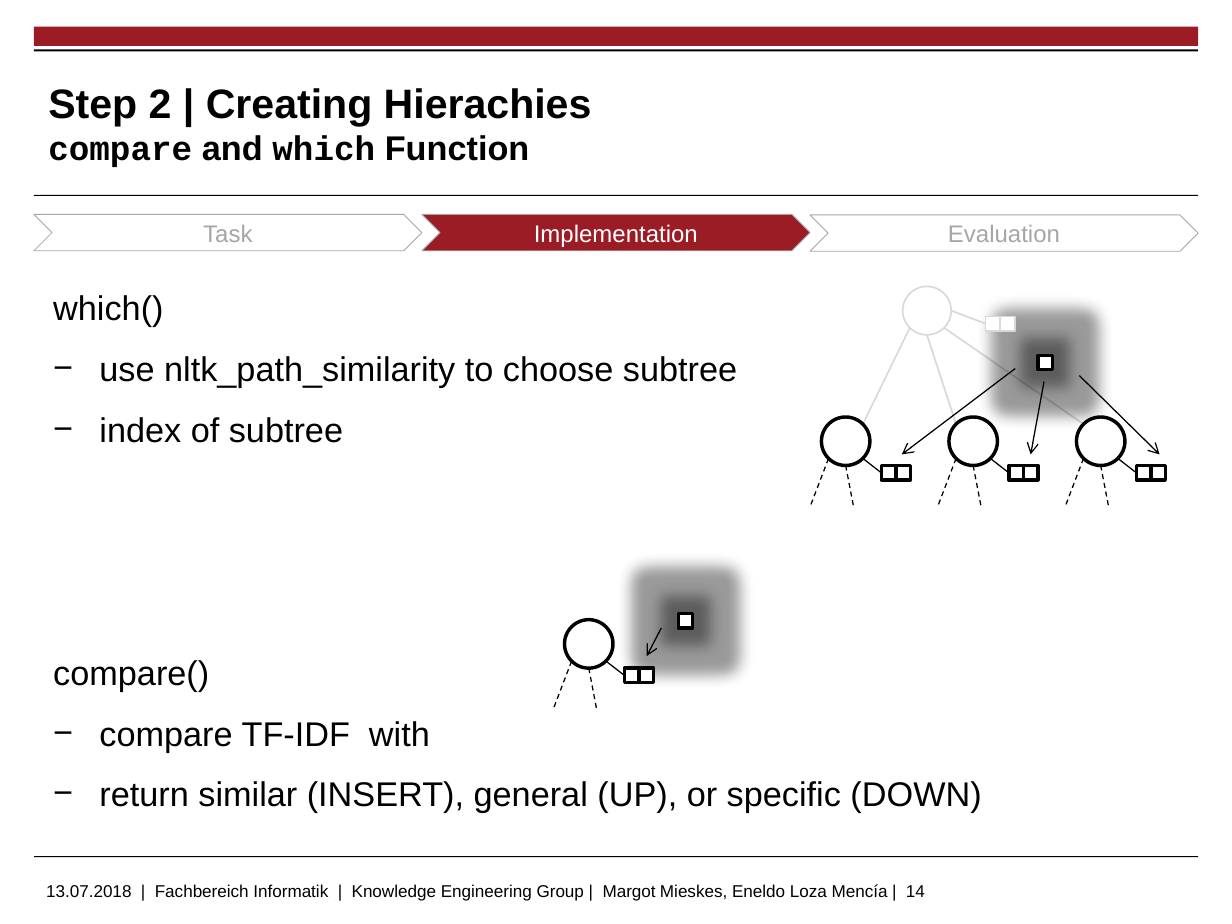
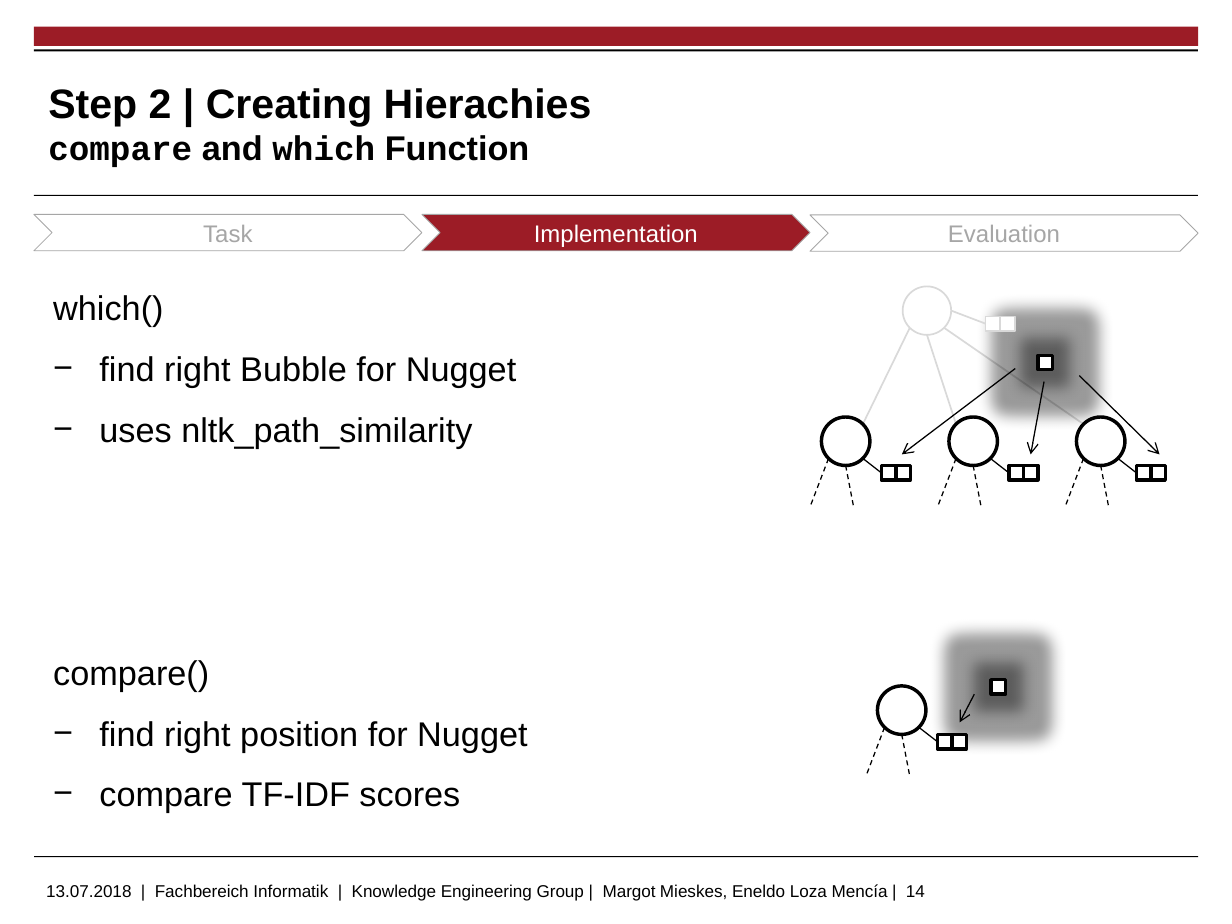
Before and after one commit to markushoehn/Auto_TextSum, a slide deck: slide 14 of presentation/20180713 Gruppe 5 - final.pptx. Drawn at 1232x924 pixels with LibreOffice and Linux fonts; fonts in the diff are those of the drawing; background and template pictures are left out. Boxes give left, top, right and bottom in pixels: in the first picture for what was removed or moved away, otherwise in the second. Text is boxed around its words. In the diff, an @@ line names an element or a change of style, - is before the commit and + after.

Commit message:
step 2 eval

```diff
--- a/presentation/20180713 Gruppe 5 - final.pptx
+++ b/presentation/20180713 Gruppe 5 - final.pptx
@@ text at [99,356,516,448]: text changed @@
-− use nltk_path_similarity to choose subtree
-− index of subtree
+− find right Bubble for Nugget
+− uses nltk_path_similarity
@@ text at [99,721,527,813]: text changed @@
-− compare TF-IDF with
-− return similar (INSERT), general (UP), or specific (DOWN)
+− find right position for Nugget
+− compare TF-IDF scores
@@ 3 rectangles, 3 lines, 1 arrow, 1 ellipse: place and size @@
-3 rectangles, 3 lines, 1 arrow, 1 ellipse at [553,614,694,710]
+3 rectangles, 3 lines, 1 arrow, 1 ellipse at [866,680,1007,776]
```
Also in this commit, not shown: 2 other slides changed, 1 slide added.
